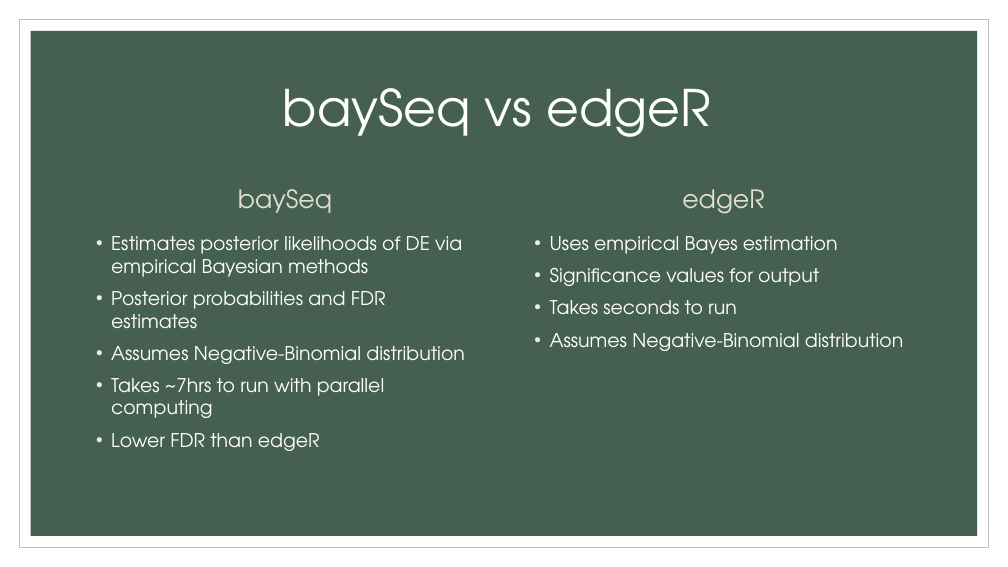
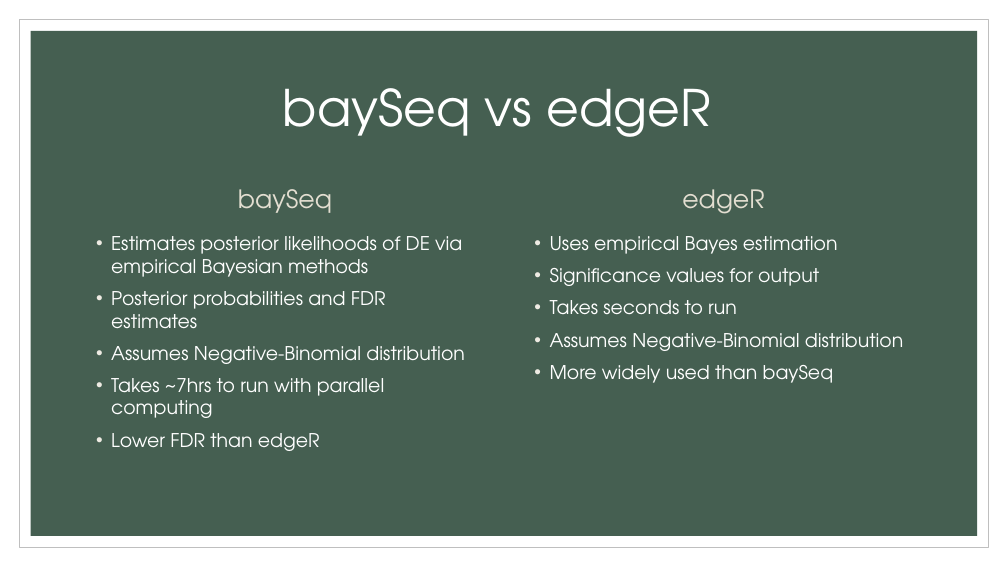
Before and after one commit to pjte/big-data, a slide deck: slide 6 of final_presentation.pptx (slide 7 before the commit). Drawn at 1008x567 pixels with LibreOffice and Linux fonts; fonts in the diff are those of the drawing. Boxes give left, top, right and bottom in pixels: in the first picture for what was removed or moved away, otherwise in the second. Text is boxed around its words. In the diff, an @@ line names an element or a change of style, - is before the commit and + after.

```diff
--- a/final_presentation.pptx
+++ b/final_presentation.pptx
@@ text at (550, 365, 833, 383): paragraph added @@
+• More widely used than baySeq
```
Also in this commit, not shown: 5 other slides changed, 2 slides added, 3 slides removed.
